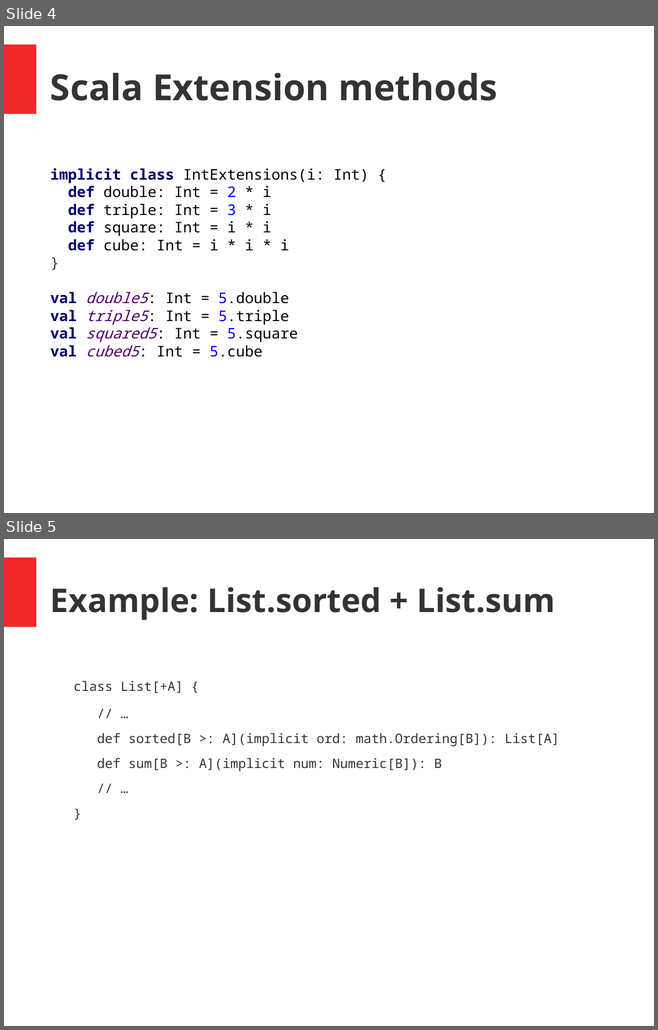
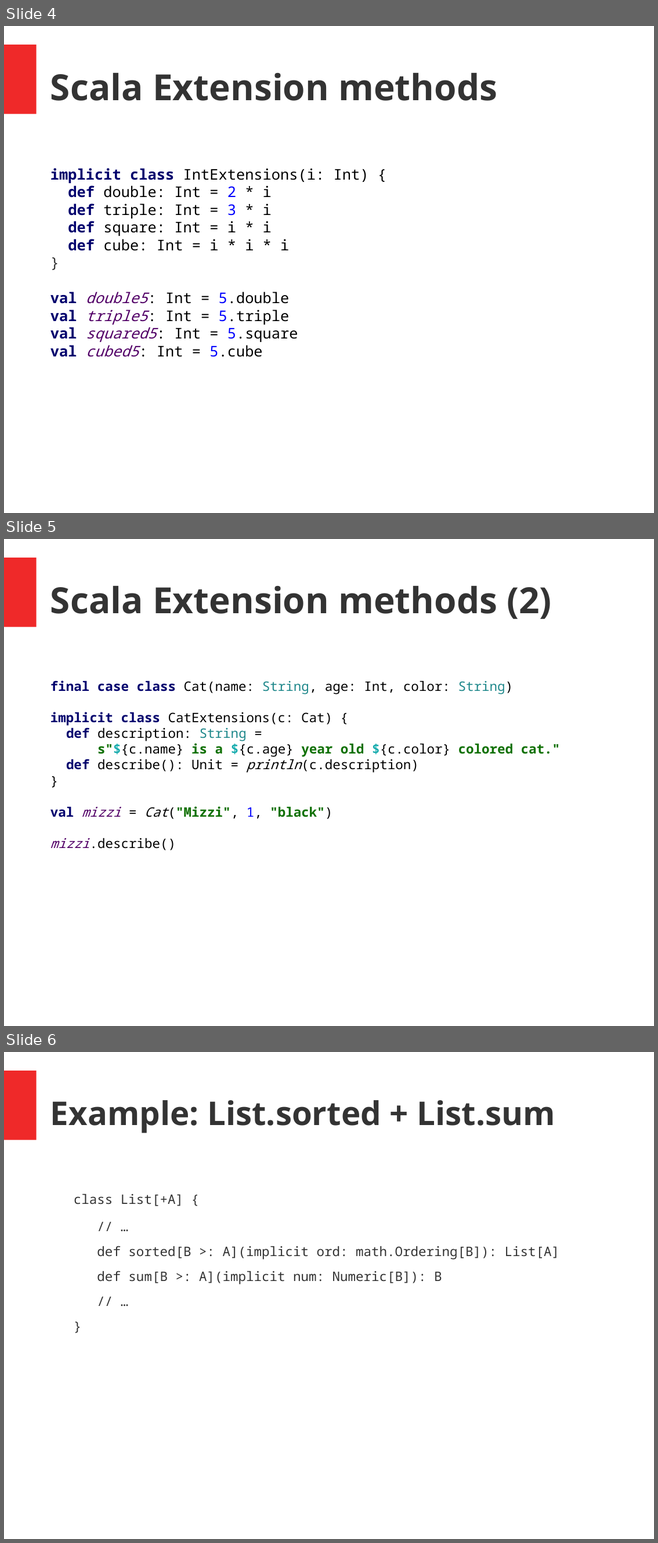
Before and after one commit to hermannhueck/typeclasses, a slide deck: Slides/TypeClasses.pptx. Shown one above the other, each under a label of ours: slides 4 and 5 before the commit, slides 4, 5 and 6 after it. The pictures are 658x1030 and 658x1543 pixels, drawn with LibreOffice and Linux fonts; fonts in the diff are those of the drawing. Boxes give left, top, right and bottom in pixels: in the first picture for what was removed or moved away, otherwise in the second. Text is boxed around its words. In the diff, an @@ line names an element or a change of style, - is before the commit and + after.

Commit message:
Slides: improved

```diff
--- a/Slides/TypeClasses.pptx
+++ b/Slides/TypeClasses.pptx
@@ slide 5 added at (4,539,654,1026), background #FFFFFF; not listed: 1 template element that a slide beside it also shows @@
@@ text added at (50,586,552,619), 44 pt, text #333333, bold @@
+Scala Extension methods (2)
@@ text added at (50,681,560,850), 16 pt, text #000000 @@
+final case class Cat(name: String, age: Int, color: String)
+implicit class CatExtensions(c: Cat) {
+def description: String =
+s"${c.name} is a ${c.age} year old ${c.color} colored cat."
+def describe(): Unit = println(c.description)
+}
+val mizzi = Cat("Mizzi", 1, "black")
+mizzi.describe()
@@ what was slide 5 is now slide 6 @@
```
Also in this commit, not shown: 5 slides changed, 1 other file.
